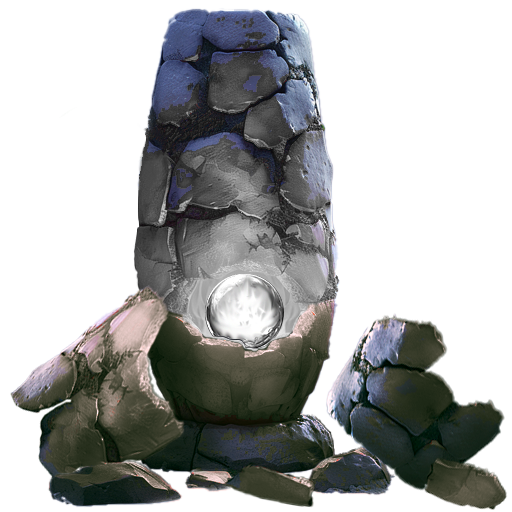
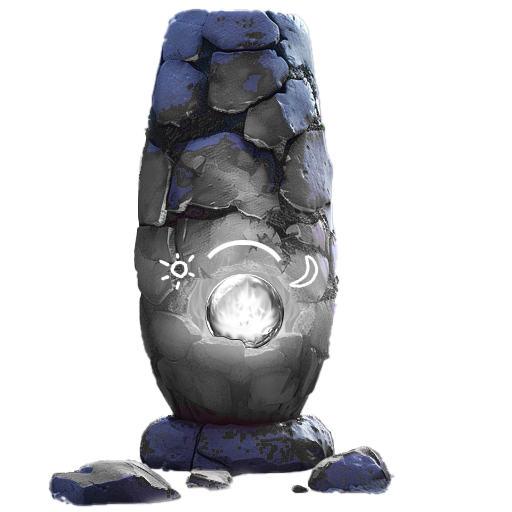
Layer changes from the first 512 × 512 image to the second:
hid "BaseDestroyed" over (10, 14, 508, 510)
added layer "Bar" above "Moon" over (206, 240, 282, 263)
added layer "Moon" above "Sun" over (289, 255, 319, 288)
added layer "Sun" above "Light" over (159, 252, 196, 290)
